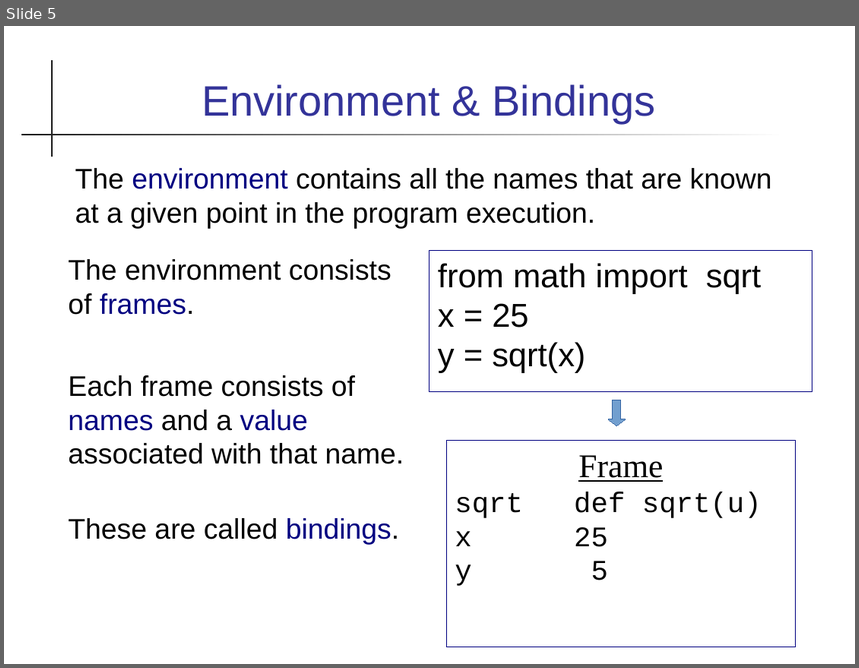
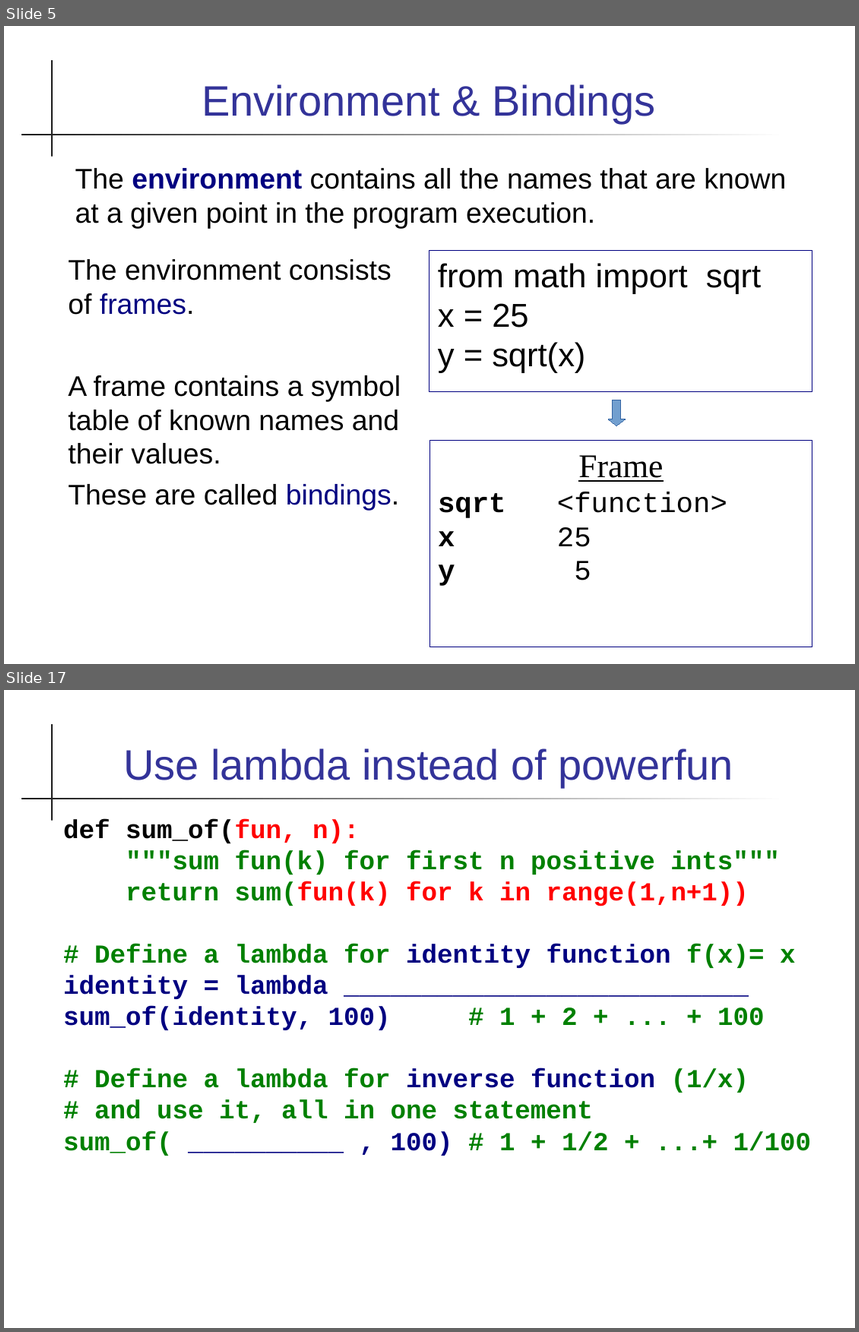
Before and after one commit to cpske/Prog2, a slide deck: functional/Functional-Programming.pptx. Shown one above the other, each under a label of ours: slide 5 before the commit, slides 5 and 17 after it; the slides between them are not shown. The pictures are 859x668 and 859x1332 pixels, drawn with LibreOffice and Linux fonts; fonts in the diff are those of the drawing. Boxes give left, top, right and bottom in pixels: in the first picture for what was removed or moved away, otherwise in the second. Text is boxed around its words. In the diff, an @@ line names an element or a change of style, - is before the commit and + after.

Commit message:
add feedback & presentation on functional prog.

```diff
--- a/functional/Functional-Programming.pptx
+++ b/functional/Functional-Programming.pptx
@@ slide 17 added at [4, 690, 855, 1328], background #FFFFFF; not listed: 2 template elements that a slide beside it also shows @@
@@ text added at [123, 749, 734, 787], 36 pt, text #333399 @@
+Use lambda instead of powerfun
@@ text added at [63, 819, 811, 1156], 22 pt, text #008000, bold @@
+def sum_of(fun, n):
+"""sum fun(k) for first n positive ints"""
+return sum(fun(k) for k in range(1,n+1))
+# Define a lambda for identity function f(x)= x
+identity = lambda __________________________
+sum_of(identity, 100) # 1 + 2 + ... + 100
+# Define a lambda for inverse function (1/x)
+# and use it, all in one statement
+sum_of( __________ , 100) # 1 + 1/2 + ...+ 1/100
@@ slide 5 changed as well @@
@@ text "The environment contains all the ..." at [75, 168, 786, 229]: bold on in "environment" @@
@@ text at [68, 376, 401, 465]: text changed @@
-Each frame consists of names and a value associated with that name.
+A frame contains a symbol table of known names and their values.
@@ rectangle "Frame": place and size @@
-rectangle "Frame" at [446, 440, 796, 648]
+rectangle "Frame" at [430, 440, 813, 648]
@@ text in rectangle at [438, 492, 728, 518]: text changed @@
-sqrt def sqrt(u)
+sqrt <function>
@@ text in rectangle at [557, 528, 591, 581]: bold on in "x", "y" @@
```
Also in this commit, not shown: 3 other slides changed, 20 other slides added, 2 slides removed, 4 other files.
